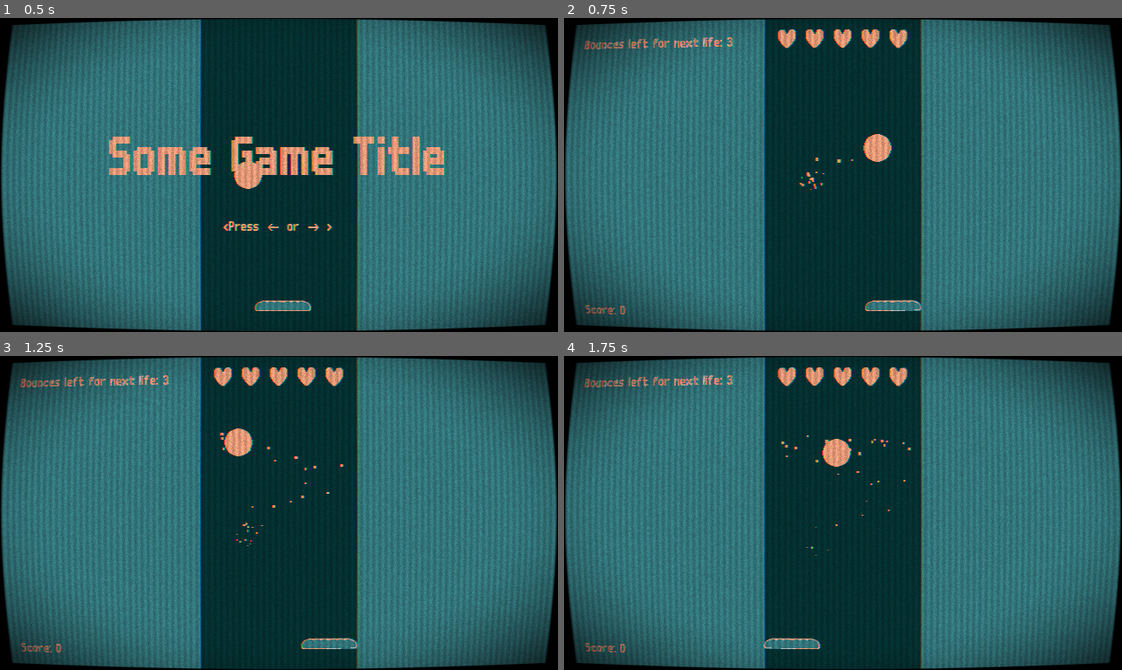
Above: before the commit, frames 1-4 (two rows, left to right).
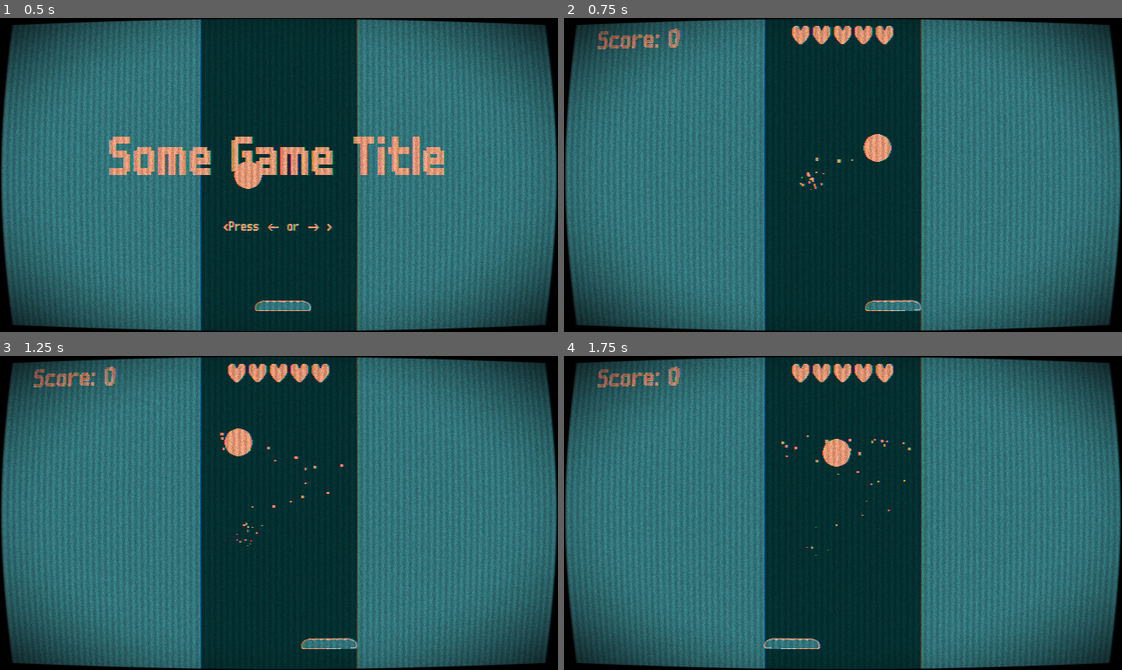
Above: after the commit, the same moments.

Repository: YannVeld/LD60
Game: Godot game, scene res://main.tscn
Same seed, same stepped clock (60 frames per second), same inputs: the game is played once before the commit and once after it.
Inputs (mouse positions are in pixels of both pictures, inside the frame that each line leads up to):
- Up to frame 1 (0.5 s): no input
- Up to frame 2 (0.75 s): tap Enter at 0.5 s; move the mouse to (965, 159) at 0.52 s; hold Right (move_right) from 0.53 s (still down); tap Space (confirm) at 0.6 s
- Up to frame 3 (1.25 s): keep holding Right (move_right)
- Up to frame 4 (1.75 s): move the mouse to (731, 528) at 1.27 s; release Right (move_right) at 1.28 s; hold Left (move_left) from 1.28 s (still down); tap R (reroll) at 1.35 s

Frame 1 is identical in both runs. In frame 2, 1.9% of the frame differs, in the area x 3-62%, y 2-95%; in frame 3, 1.9%; in frame 4, 1.9%.

Commit message:
Added partial heart

Diff:
--- a/Scripts/ui_manager.gd
+++ b/Scripts/ui_manager.gd
@@ -13,6 +13,7 @@
 
 @onready var _heart_full: Texture2D = preload("res://Sprites/Life_full.png")
 @onready var _heart_empty: Texture2D = preload("res://Sprites/Life_empty.png")
+@onready var _heart_fake: Texture2D = preload("res://Sprites/Life_fake.png")
 
 var text_color: Color:
 	get: return gameProperties.raw_color_palette.get_colors()[2]
@@ -61,12 +62,10 @@
 	var _height: float = get_viewport_rect().size.y
 
 	if not livesManager.waiting_to_begin:
-		draw_string(font, Vector2(16,32), "Bounces left for next life: " + str(gameProperties.bounce_count_for_life_gain - livesManager.bounces_since_fail), 0, -1, 16, text_color)
-
-		draw_string(font, Vector2(16,_height-16), "Score: " + str(ballManager.bat_bounce_count), 0, -1, 16, text_color)
+		draw_string(font, Vector2(32,32), "Score: " + str(ballManager.bat_bounce_count), 0, -1, 32, text_color)
 
 
-		var _sep: float = 0.0
+		var _sep: float = 2.0
 		var total_width = livesManager.lives_left * _heart_full.get_size().x\
 			+ livesManager.lives_lost * _heart_empty.get_size().x\
 			+ (livesManager.lives_left + livesManager.lives_lost - 1) * _sep
@@ -76,9 +75,23 @@
 		for ii in range(livesManager.lives_left):
 			draw_texture(_heart_full, Vector2(xoffset,ypos), text_color)
 			xoffset += _heart_full.get_size().x + _sep
+
+		if livesManager.lives_lost > 0:
+			var _frac: float = float(livesManager.bounces_since_fail) / gameProperties.bounce_count_for_life_gain
+			var _pos := Vector2(xoffset,ypos)
+
+			var _s = _heart_fake.get_size()
+			var source_rect := Rect2(0, 0, _s.x*_frac, _s.y)
+			var dest_rect := Rect2(_pos.x, _pos.y, _s.x*_frac, _s.y)
+
+			draw_texture_rect_region(_heart_fake, dest_rect, source_rect, text_color)
+
 		for ii in range(livesManager.lives_lost):
 			draw_texture(_heart_empty, Vector2(xoffset,ypos), text_color)
 			xoffset += _heart_empty.get_size().x + _sep
+
+
+
 
 
 	if upgradeManager._is_choosing:
Binary file changed: Sprites/Life_empty.png
Binary file added: Sprites/Life_fake.png
Not shown, added: Sprites/Life_fake.png.import
Binary file changed: Sprites/Life_full.png
